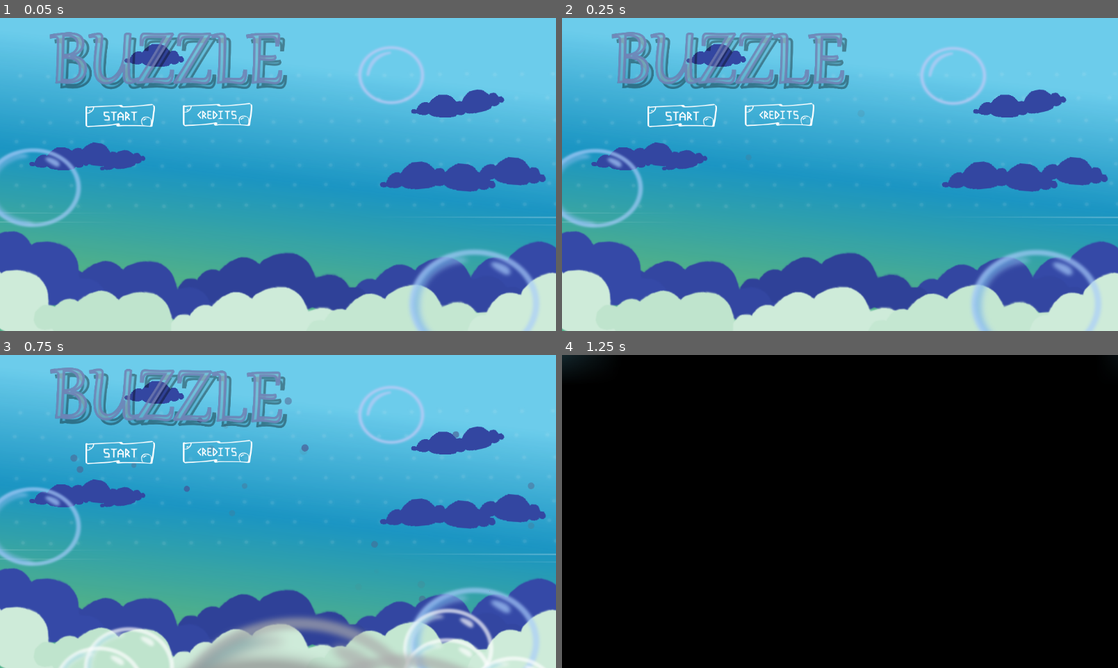
Above: before the commit, frames 1-4 (two rows, left to right).
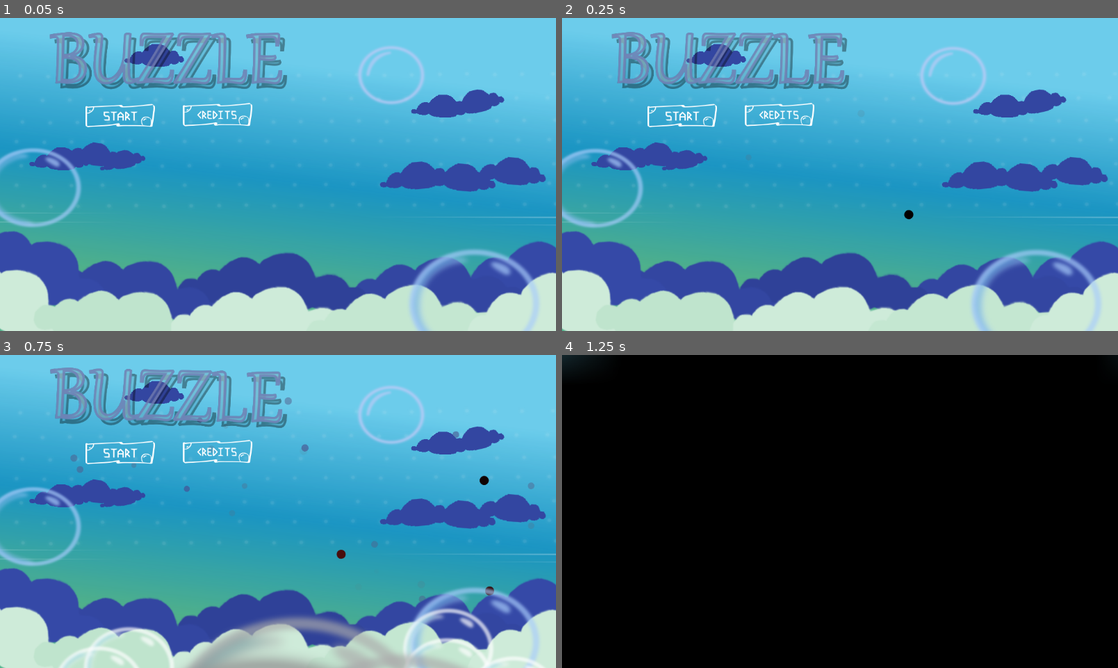
Above: after the commit, the same moments.

Repository: khenjyjohnelson/godot-pc
Game: Godot game, scene res://scenes/scenes/Title.tscn
The game is run twice, just before and just after one commit, with the same random seed, the same clock (stepped at 60 frames per second) and the same inputs.
Inputs (mouse positions are in pixels of both pictures, inside the frame that each line leads up to):
- Up to frame 1 (0.05 s): no input
- Up to frame 2 (0.25 s): no input
- Up to frame 3 (0.75 s): click (122, 452) at 0.5 s
- Up to frame 4 (1.25 s): no input

Frame 1 is identical in both runs. In frame 2, less than 0.1% of the frame differs, in the area x 61-64%, y 61-65%; in frame 3, 0.1%, in the area x 60-89%, y 38-77%; in frame 4, nothing differs.

Commit message:
Change some stuff

Diff:
--- a/scenes/scenes/bg2.tscn
+++ b/scenes/scenes/bg2.tscn
@@ -1,11 +1,11 @@
 [gd_scene load_steps=8 format=3 uid="uid://dgpxvw0jaw4lm"]
 
-[ext_resource type="Texture2D" uid="uid://cfbbk2svlay26" path="res://resources/sprites/Assets/Main Menu_OnlyColors.png" id="1_ju2k1"]
-[ext_resource type="Texture2D" uid="uid://ddlyk6vc8h060" path="res://resources/sprites/decorations/cloud.png" id="1_mfyxj"]
-[ext_resource type="Texture2D" uid="uid://dt4vvt863lro6" path="res://resources/sprites/objects/balloon.png" id="3_43h2x"]
-[ext_resource type="Texture2D" uid="uid://dtw4qpfm8o457" path="res://resources/sprites/decorations/cloud2.png" id="3_vilrl"]
+[ext_resource type="Texture2D" uid="uid://c5m6qdhpktaat" path="res://resources/sprites/Assets/Main Menu_OnlyColors.png" id="1_ju2k1"]
+[ext_resource type="Texture2D" uid="uid://cnlh0d26mo6cx" path="res://resources/sprites/decorations/cloud.png" id="1_mfyxj"]
+[ext_resource type="Texture2D" uid="uid://bss7r2t511kl8" path="res://resources/sprites/objects/balloon.png" id="3_43h2x"]
+[ext_resource type="Texture2D" uid="uid://du7lryt06nsgt" path="res://resources/sprites/decorations/cloud2.png" id="3_vilrl"]
 [ext_resource type="Material" uid="uid://bheq76h3hhbcm" path="res://resources/star_particle.tres" id="4_3m2d0"]
-[ext_resource type="Texture2D" uid="uid://cdgw2nt07j0mr" path="res://resources/sprites/ballon_v3/ballon.png" id="4_nqiut"]
+[ext_resource type="Texture2D" uid="uid://bss7r2t511kl8" path="res://resources/sprites/objects/balloon.png" id="4_nqiut"]
 [ext_resource type="Material" uid="uid://c7mp1dg6bctnv" path="res://resources/bubble2_particle.tres" id="4_xc07c"]
 
 [node name="BGnew" type="Node2D"]
Not shown, changed: export_presets.cfg
